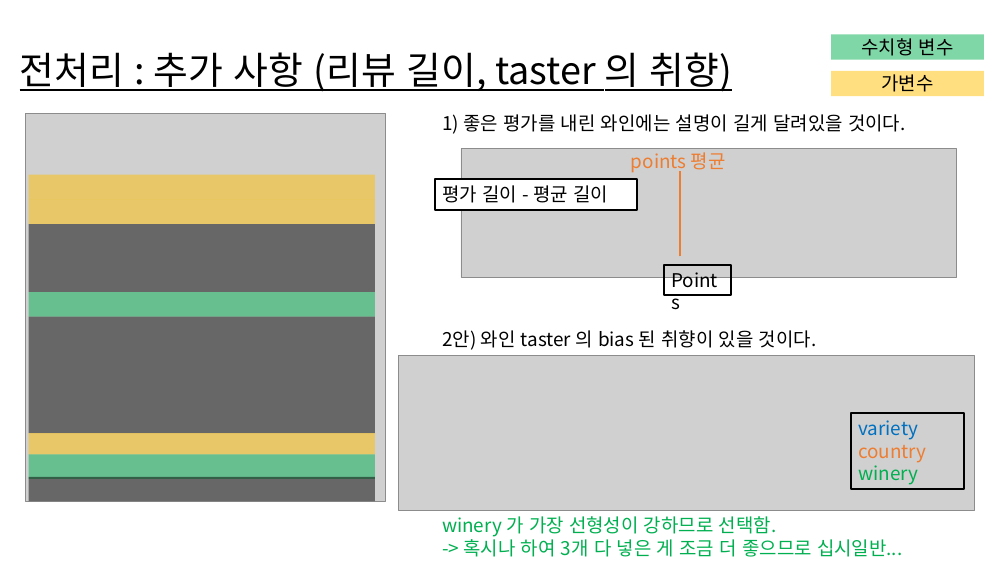
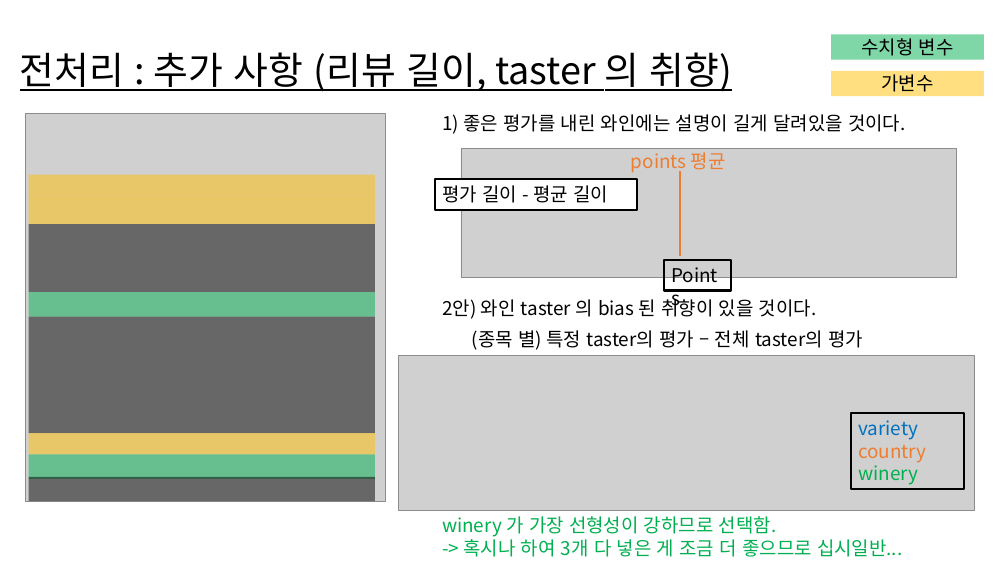
Before and after one commit to ds-5/ds, a slide deck: slide 6 of 5조_wine.pptx. Drawn at 1008x567 pixels with LibreOffice and Linux fonts; fonts in the diff are those of the drawing; grey boxes stand for pictures. Boxes give left, top, right and bottom in pixels: in the first picture for what was removed or moved away, otherwise in the second. Text is boxed around its words. In the diff, an @@ line names an element or a change of style, - is before the commit and + after.

```diff
--- a/5조_wine.pptx
+++ b/5조_wine.pptx
@@ rectangle "Points": place and size @@
-rectangle "Points" at bbox=[664, 265, 731, 295]
+rectangle "Points" at bbox=[664, 260, 731, 290]
@@ text at bbox=[472, 330, 863, 350]: paragraph added @@
+(종목 별) 특정 taster의 평가 – 전체 taster의 평가
```
